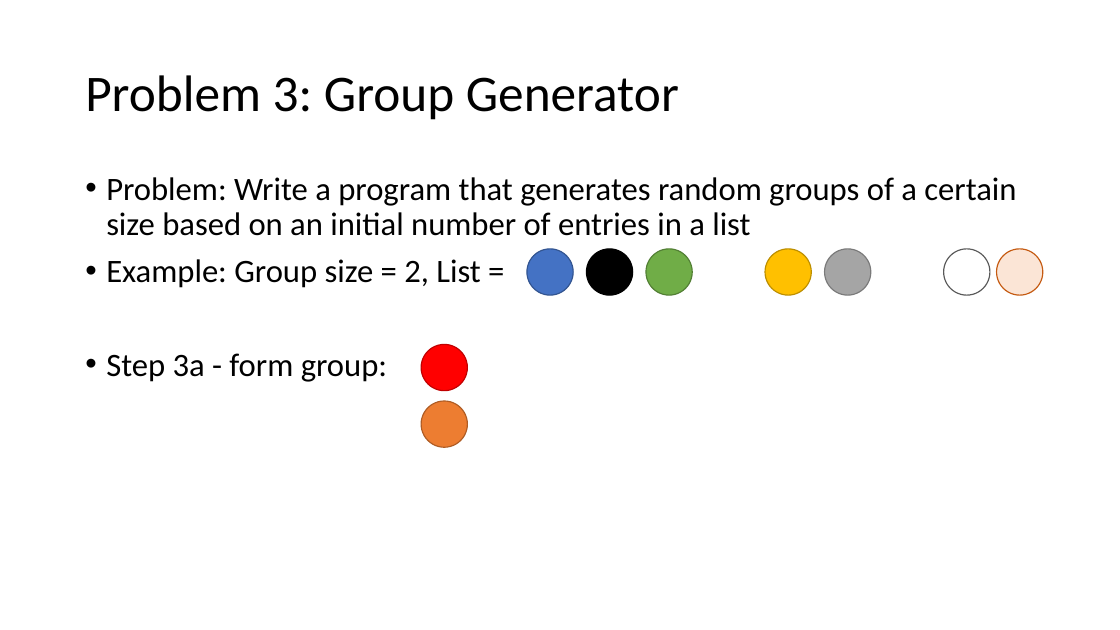
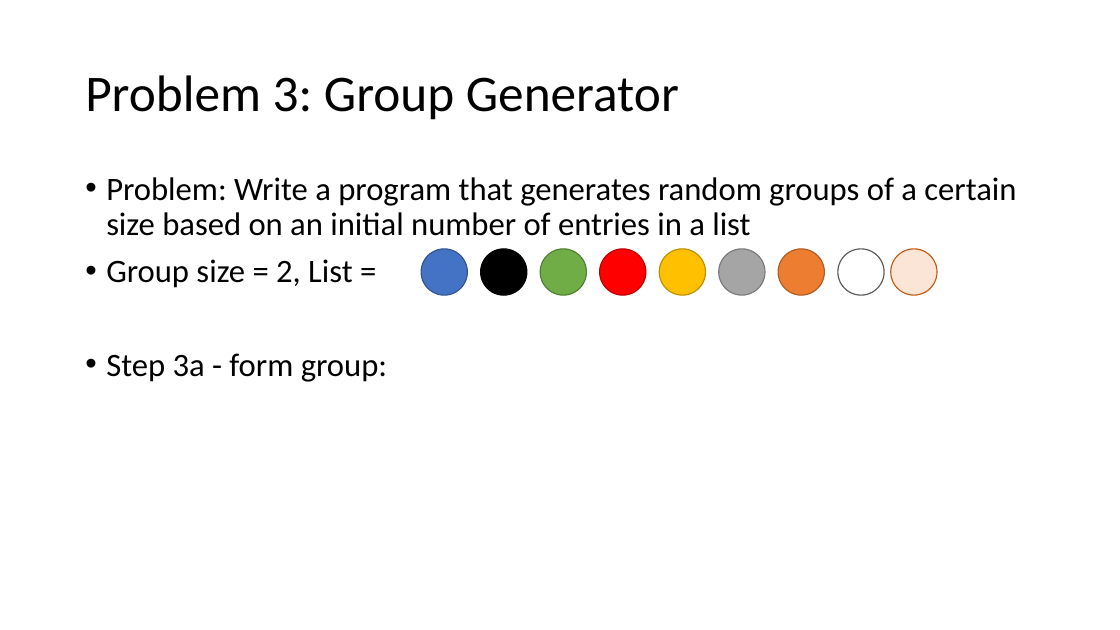
Before and after one commit to MrJoshGross/Course-Curricular-Material, a slide deck: slide 31 of Computer Science Discoveries/Lectures/Lecture 0 - Problems and Problem Solving.pptx (slide 26 before the commit). Drawn at 1120x630 pixels with LibreOffice and Linux fonts; fonts in the diff are those of the drawing. Boxes give left, top, right and bottom in pixels: in the first picture for what was removed or moved away, otherwise in the second. Text is boxed around its words. In the diff, an @@ line names an element or a change of style, - is before the commit and + after.

```diff
--- a/Computer Science Discoveries/Lectures/Lecture 0 - Problems and Problem Solving.pptx
+++ b/Computer Science Discoveries/Lectures/Lecture 0 - Problems and Problem Solving.pptx
@@ text at [106, 259, 353, 288]: text changed @@
-• Example: Group size = 2, List =
+• Group size = 2, List =
@@ 7 ellipses: place and size @@
-7 ellipses at [527, 249, 1043, 295]
+7 ellipses at [421, 249, 937, 295]
@@ ellipse: place and size @@
-ellipse at [421, 344, 467, 391]
+ellipse at [600, 249, 646, 295]
@@ ellipse: place and size @@
-ellipse at [421, 401, 467, 447]
+ellipse at [778, 249, 824, 295]
```
Also in this commit, not shown: 10 other slides changed, 9 slides added, 1 other file.
